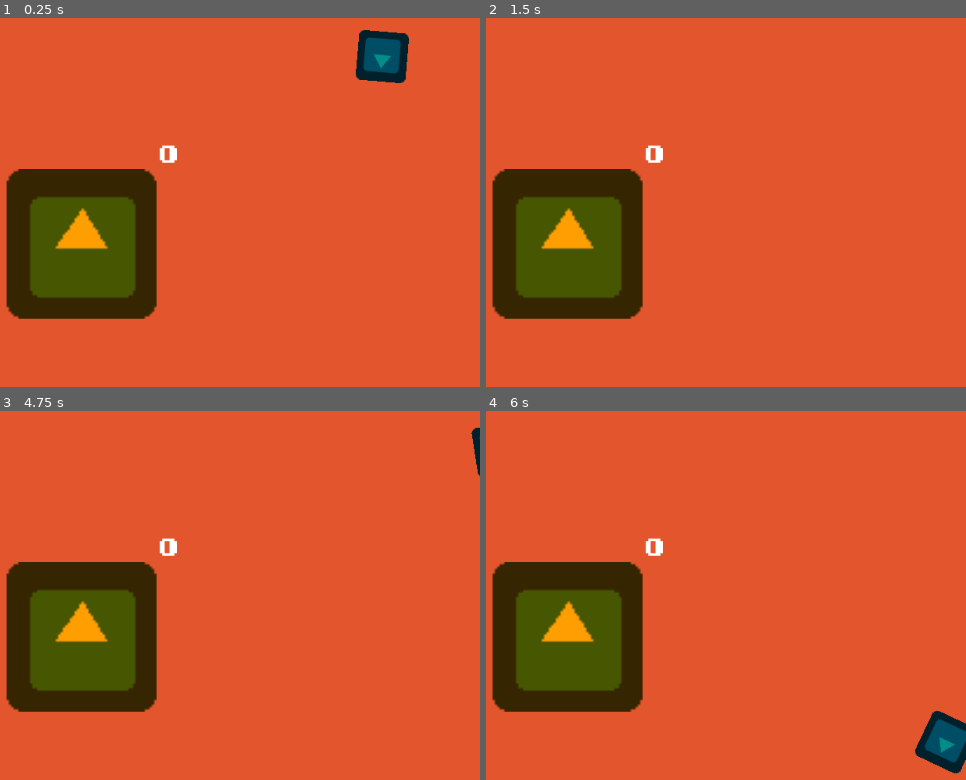
Above: before the commit, frames 1-4 (two rows, left to right).
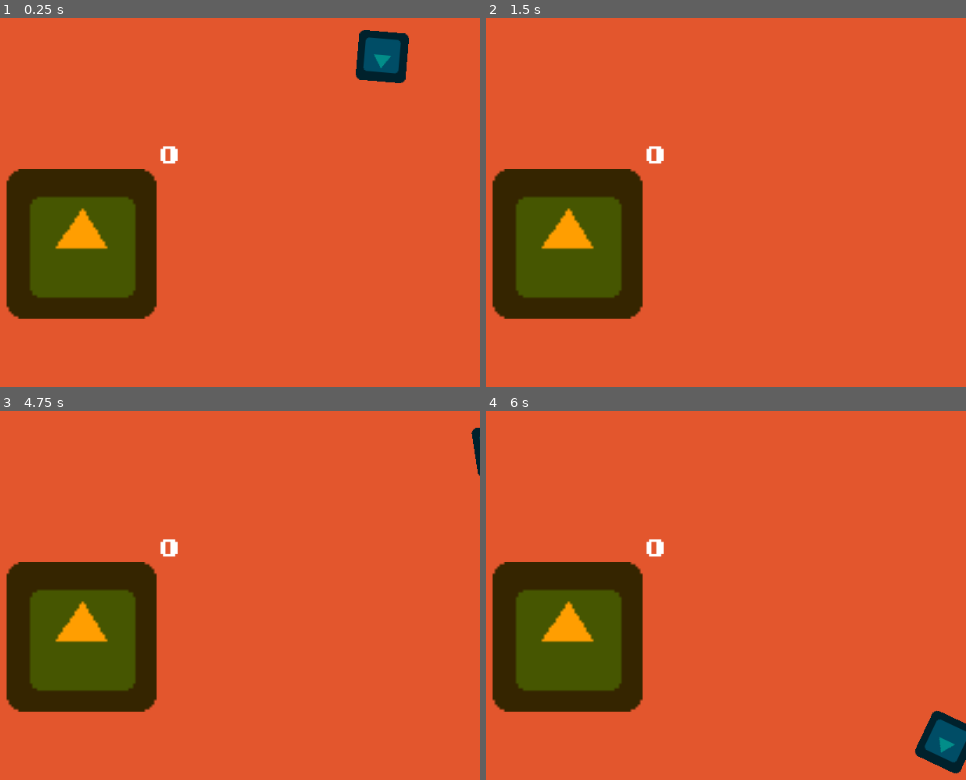
Above: after the commit, the same moments.

Repository: GamemakerPixel/TopDownShootingTutorial
Game: Godot game, scene res://Map.tscn
The game is run twice, just before and just after one commit, with the same random seed, the same clock (stepped at 60 frames per second) and the same inputs. The project has no main scene, so this scene is started directly. The engine's default icon, where the game draws it, is replaced by a stand-in: a white triangle on a blue panel in a dark square.
Inputs (mouse positions are in pixels of both pictures, inside the frame that each line leads up to):
- Up to frame 1 (0.25 s): no input
- Up to frame 2 (1.5 s): tap Enter at 0.5 s; move the mouse to (740, 206) at 0.52 s; hold Right (ui_right) 0.53-1.28 s; tap Space at 1.25 s; move the mouse to (outside the picture) at 1.27 s; hold Down (ui_down) from 1.28 s (still down)
- Up to frame 3 (4.75 s): tap Enter at 2, 3.5 s; move the mouse to (158, 518) at 2.02 s; release Down (ui_down) at 2.03 s; hold Right (ui_right) 2.03-2.78 s; tap Space at 2.75, 4.25 s; move the mouse to (38, 717) at 2.77 s; hold Up (ui_up) 2.78-3.53 s; move the mouse to (321, 691) at 3.52 s; hold Left (ui_left) from 3.53 s (still down); move the mouse to (outside the picture) at 4.27 s
- Up to frame 4 (6 s): move the mouse to (606, 621) at 5.02 s; release Left (ui_left) at 5.03 s; hold Down (ui_down) 5.03-5.78 s; move the mouse to (outside the picture) at 5.77 s; hold Right (ui_right) from 5.78 s (still down)

The runs differ from the first frame. In frame 1, less than 0.1% of the frame differs, in the area x 33-38%, y 34-40%; in frame 2, less than 0.1%; in frame 3, less than 0.1%; in frame 4, less than 0.1%.

Commit message:
Update Target.tscn

Diff:
--- a/Project/Target.tscn
+++ b/Project/Target.tscn
@@ -10,19 +10,19 @@
 [node name="Target" type="StaticBody2D"]
 script = ExtResource( 1 )
 
-[node name="CollisionShape2D" type="CollisionShape2D" parent="."]
-shape = SubResource( 1 )
-
 [node name="Sprite" type="Sprite" parent="."]
 modulate = Color( 1, 0.788235, 0.0784314, 1 )
 self_modulate = Color( 1, 0.788235, 0.0784314, 1 )
 scale = Vector2( 3, 3 )
 texture = ExtResource( 2 )
 
+[node name="CollisionShape2D" type="CollisionShape2D" parent="."]
+shape = SubResource( 1 )
+
 [node name="Label" type="Label" parent="."]
-margin_left = 97.0
-margin_top = -138.0
-margin_right = 197.0
-margin_bottom = -97.0
+margin_left = 98.0
+margin_top = -137.0
+margin_right = 198.0
+margin_bottom = -96.0
 custom_fonts/font = ExtResource( 3 )
 text = "0000"
